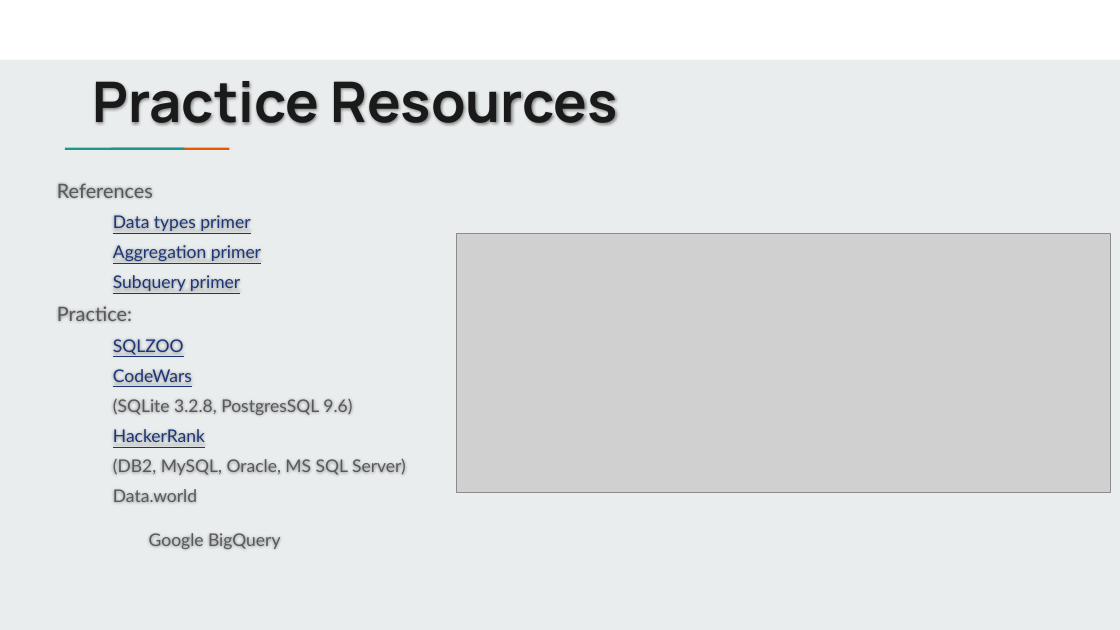
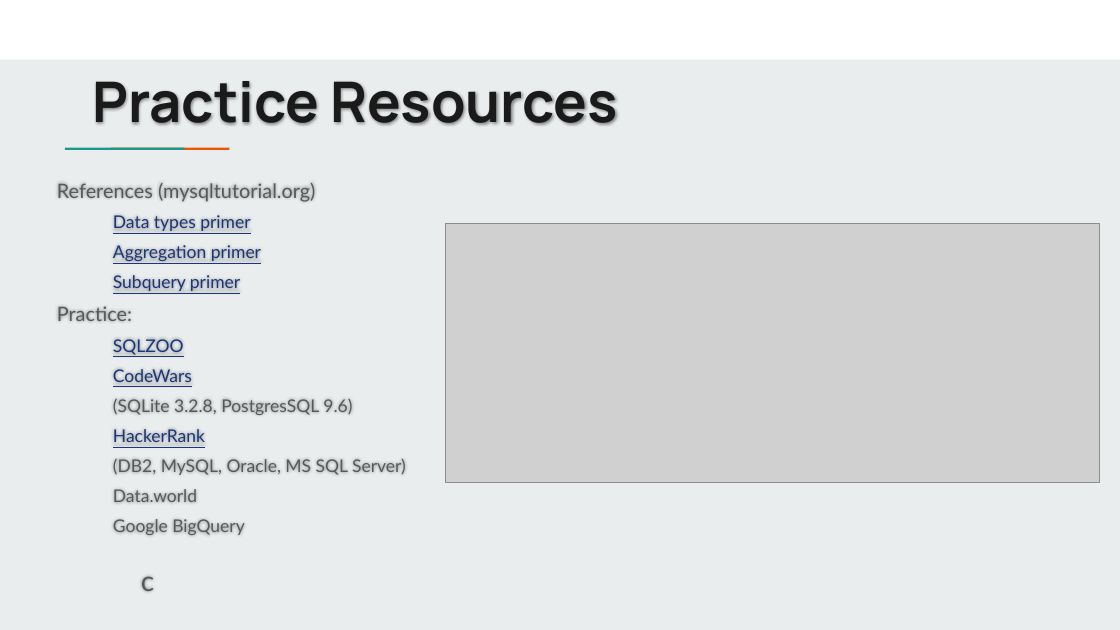
Before and after one commit to jbergmann56/OSDA-DataManipulationAndManagement, a slide deck: slide 16 of Lectures/(1) Data Manipulation - Basics.pptx (slide 25 before the commit). Drawn at 1120x630 pixels with LibreOffice and Linux fonts; fonts in the diff are those of the drawing; grey boxes stand for pictures. Boxes give left, top, right and bottom in pixels: in the first picture for what was removed or moved away, otherwise in the second. Text is boxed around its words. In the diff, an @@ line names an element or a change of style, - is before the commit and + after.

```diff
--- a/Lectures/(1) Data Manipulation - Basics.pptx
+++ b/Lectures/(1) Data Manipulation - Basics.pptx
@@ subtitle at [57,183,315,202]: text changed @@
-References
+References (mysqltutorial.org)
@@ picture: place and size @@
-picture at [457,234,1111,492]
+picture at [446,223,1100,482]
@@ subtitle at [113,519,244,535]: text changed @@
-Google BigQuery
+  Google BigQuery
+  c
```
Also in this commit, not shown: 2 other slides changed, 2 slides added, 11 slides removed, 2 other files.
